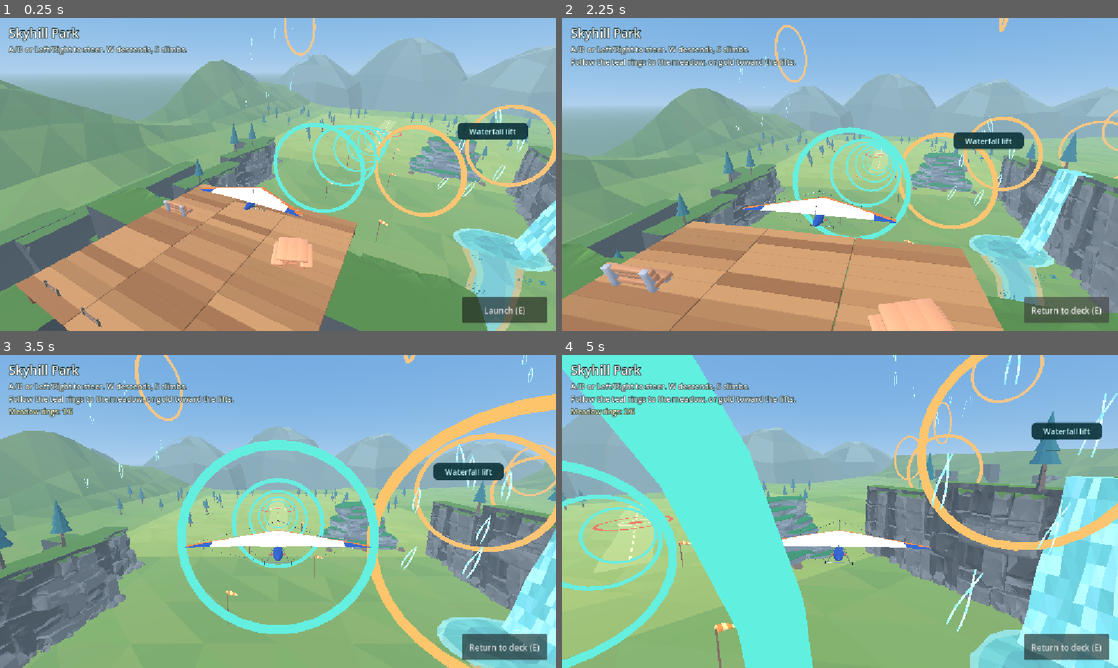
Above: before the commit, frames 1-4 (two rows, left to right).
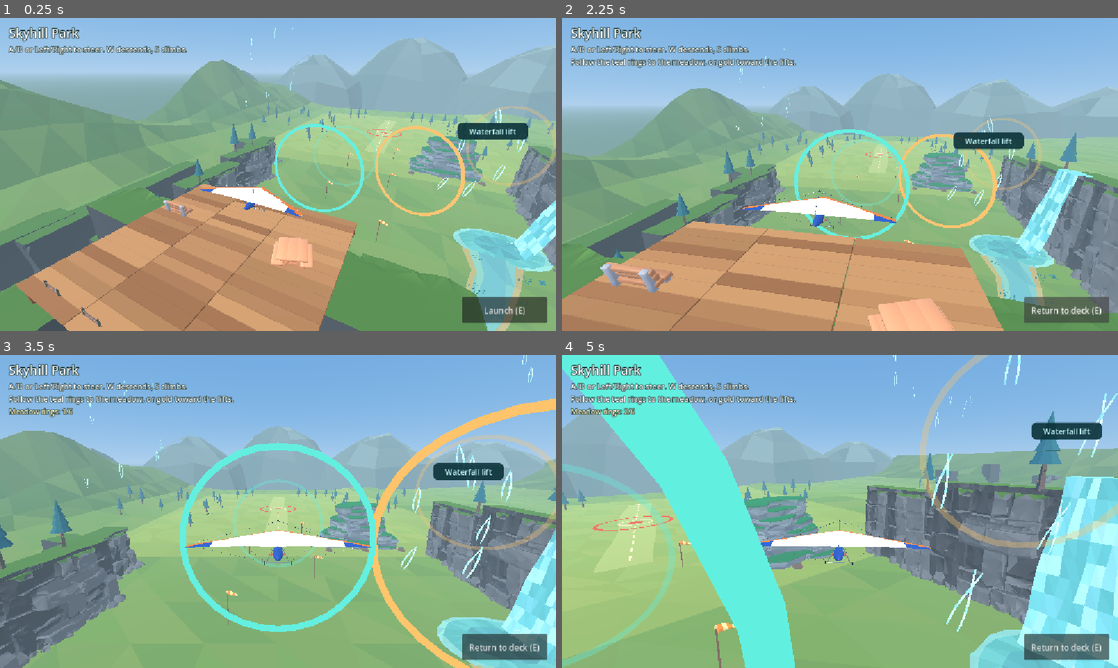
Above: after the commit, the same moments.

Repository: WillowbrookGame/willowbrook
Game: Godot game, scene res://game/skyhill/skyhill.tscn
Same seed, same stepped clock (60 frames per second), same inputs: the game is played once before the commit and once after it. This scene is started directly instead of the project's main scene.
Inputs (mouse positions are in pixels of both pictures, inside the frame that each line leads up to):
- Up to frame 1 (0.25 s): no input
- Up to frame 2 (2.25 s): click "Launch (E)" at 0.5 s; tap Enter at 1.25 s; move the mouse to (962, 158) at 1.27 s; hold Right (ui_right) 1.28-2 s; tap E at 1.35 s; click (962, 158) at 1.42 s; tap Space at 1.52 s; click "Launch (E)" at 2 s
- Up to frame 3 (3.5 s): drag from (166, 527) to (250, 574) at 2.77 s
- Up to frame 4 (5 s): move the mouse to (895, 442) at 3.52 s; hold Right (ui_right) 3.53-4.25 s; tap P at 3.6 s; drag from (812, 574) to (673, 464) at 4.27 s

The runs differ from the first frame. In frame 1, 1.6% of the frame differs, in the area x 49-100%, y 0-64%; in frame 2, 2.0%; in frame 3, 4.3%; in frame 4, 9.3%, in the area x 0-100%, y 0-100%.

Commit message:
Reveal ring trails without cluttering the whole valley

Diff:
--- a/game/skyhill/flight_goals.gd
+++ b/game/skyhill/flight_goals.gd
@@ -7,14 +7,12 @@
 var routes: Array[Array] = []
 var next := [0,0]
 var _original_materials: Array[Material] = []
-var _passed_material := StandardMaterial3D.new()
+var _preview_materials: Array[Material] = []
 var _chime := AudioStreamPlayer.new()
 var _tones: Array[AudioStreamWAV] = []
 var landing_text := ""
 
 func _ready() -> void:
-	_passed_material.shading_mode = BaseMaterial3D.SHADING_MODE_UNSHADED
-	_passed_material.albedo_color = Color("#547a88")
 	for route: Node3D in [$MeadowTrail,$RidgeTrail]:
 		var rings: Array[MeshInstance3D] = []
 		for child in route.get_children():
@@ -23,19 +21,30 @@
 		routes.append(rings)
 		var original: Material = rings[0].material_override if not rings.is_empty() else null
 		_original_materials.append(original)
+		var preview := original.duplicate() as StandardMaterial3D if original is StandardMaterial3D else null
+		if preview != null:
+			preview.transparency = BaseMaterial3D.TRANSPARENCY_ALPHA
+			preview.albedo_color.a = .34
+		_preview_materials.append(preview)
 	if DisplayServer.get_name() != "headless":
 		for frequency in NOTES:
 			_tones.append(_make_note(float(frequency)))
 		_chime.volume_db = -15.0
 	add_child(_chime)
+	reset_flight()
 
 func reset_flight() -> void:
 	_chime.stop()
 	landing_text = ""
 	for i in routes.size():
 		next[i] = 0
-		for ring: MeshInstance3D in routes[i]:
-			ring.material_override = _original_materials[i]
+		_refresh_trail(i)
+
+func _refresh_trail(route: int) -> void:
+	for i in routes[route].size():
+		var ring: MeshInstance3D = routes[route][i]
+		ring.visible = i == next[route] or i == next[route]+1
+		ring.material_override = _preview_materials[route] if i == next[route]+1 and _preview_materials[route] != null else _original_materials[route]
 
 func progress_line() -> String:
 	var parts: PackedStringArray = []
@@ -58,8 +67,8 @@
 			if next[i] < _tones.size():
 				_chime.stream = _tones[next[i]]
 				_chime.play()
-			ring.material_override = _passed_material
 			next[i] += 1
+			_refresh_trail(i)
 			changed = true
 	return changed
 
--- a/game/skyhill/flight_goals.tscn
+++ b/game/skyhill/flight_goals.tscn
@@ -12,7 +12,7 @@
 
 [sub_resource type="TorusMesh" id="Hoop"]
 inner_radius = 1
-outer_radius = 1.095
+outer_radius = 1.068
 rings = 32
 ring_segments = 8
 
--- a/game/skyhill/test_skyhill_goals.gd
+++ b/game/skyhill/test_skyhill_goals.gd
@@ -27,13 +27,15 @@
 	var late: Node3D = goals.routes[0][2]
 	check(not goals.step_segment(late.global_position+Vector3.BACK, late.global_position+Vector3.FORWARD),"Skipping a ring does not skip the sequence")
 	check(goals.find_children("*","CollisionObject3D",true,false).is_empty() and level.landing_target.find_children("*","CollisionObject3D",true,false).is_empty(),"Goals must not participate in collision")
+	check(goals.routes[0][0].visible and goals.routes[0][1].visible and not goals.routes[0][2].visible,"Only the next rings should be drawn")
 	level._launch()
 	for _i in 1200:
 		if level.state == level.State.MEADOW:
 			break
 		level.step_flight(DT,0.0)
 	check(level.state == level.State.MEADOW and goals.next[0] == goals.routes[0].size() and goals.next[1] == 0, "Original hands-off meadow flight should finish only the teal trail; " + goals.progress_line())
-	check(level.goal_status.text.contains("Meadow rings: complete!"),"Completed trail remains visible at landing")
+	check(level.goal_status.text.contains("Meadow rings: complete!"),"Completed trail result remains visible at landing")
+	check(goals.routes[0].all(func(ring): return not ring.visible),"Completed hoops clear the view")
 	level._on_deck()
 	check(goals.next == [0,0] and not level.goal_status.visible and goals.landing_text.is_empty(),"Return clears all goal state")
 	var center: Vector3 = level.landing_target.global_position
Not shown, changed: game/skyhill/EDITING.md
